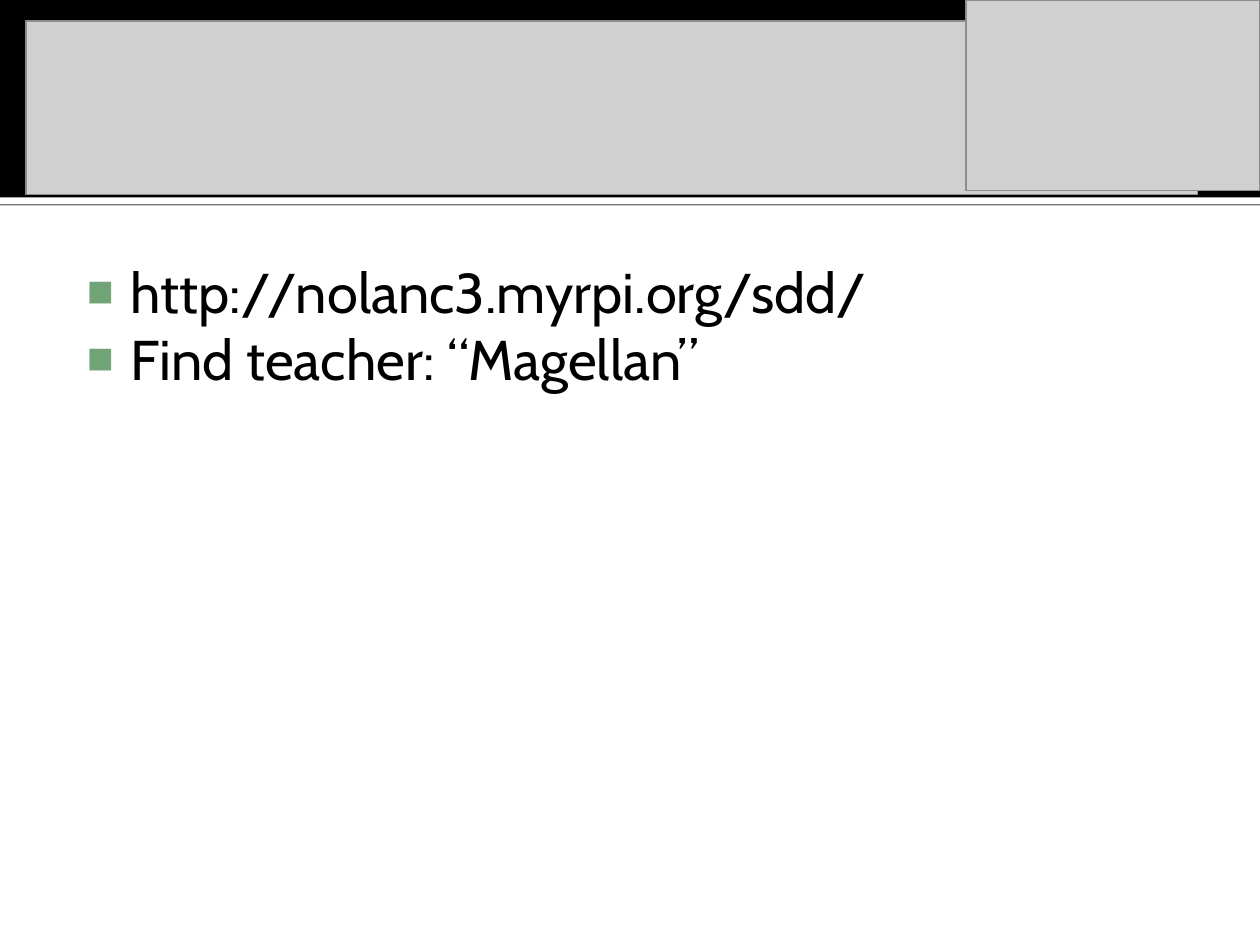
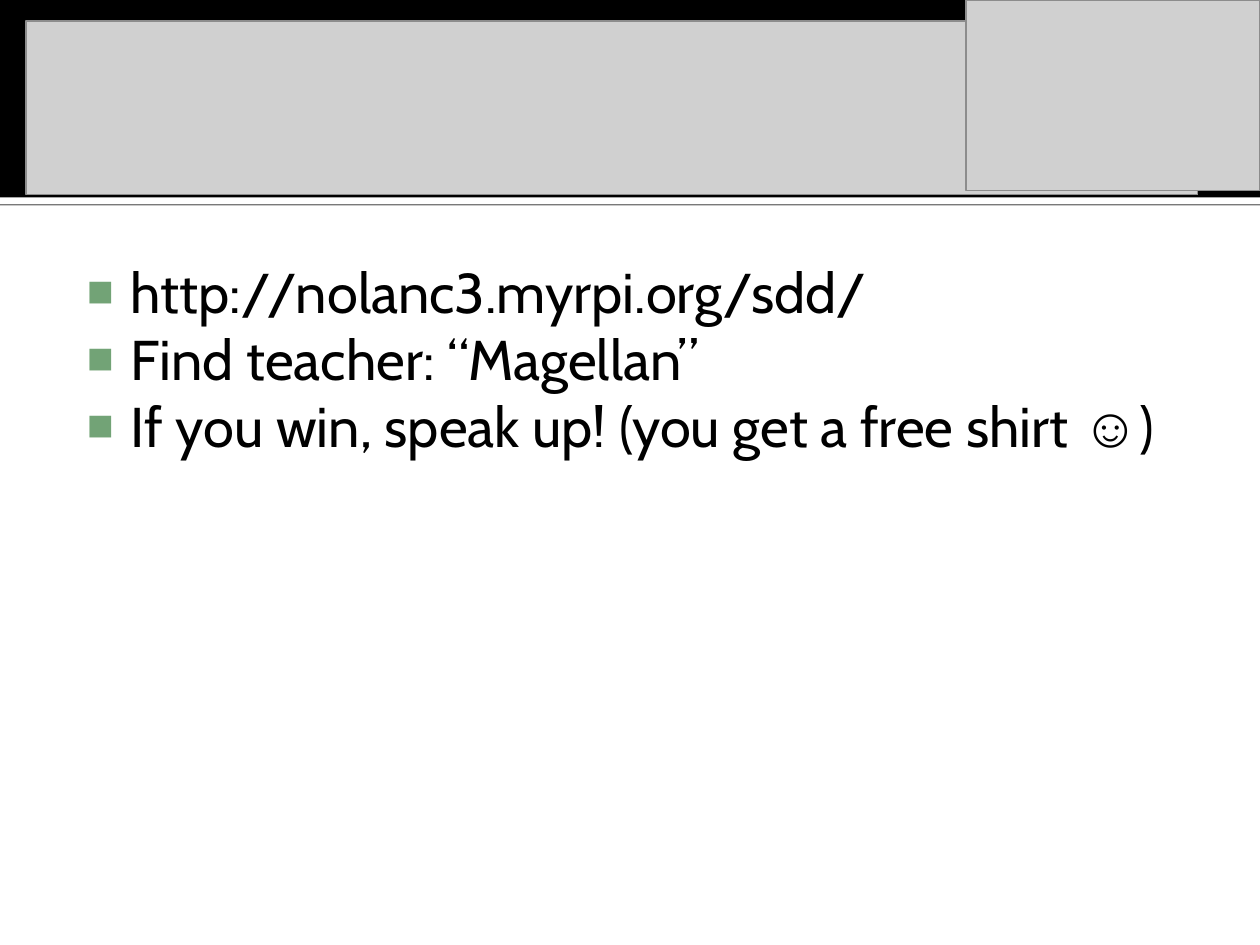
Before and after one commit to caleb-vincent/magellantools, a slide deck: slide 2 of MagellanDocs/MagellanFinalPres.ppt. Drawn at 1260x945 pixels with LibreOffice and Linux fonts; fonts in the diff are those of the drawing; grey boxes stand for pictures. Boxes give left, top, right and bottom in pixels: in the first picture for what was removed or moved away, otherwise in the second. Text is boxed around its words. In the diff, an @@ line names an element or a change of style, - is before the commit and + after.

Commit message:
updated the presentation slides

```diff
--- a/MagellanDocs/MagellanFinalPres.ppt
+++ b/MagellanDocs/MagellanFinalPres.ppt
@@ text at (131,405,1068,460): paragraph added @@
+■ If you win, speak up! (you get a free shirt ☺)
```
Also in this commit, not shown: 1 slide added.
